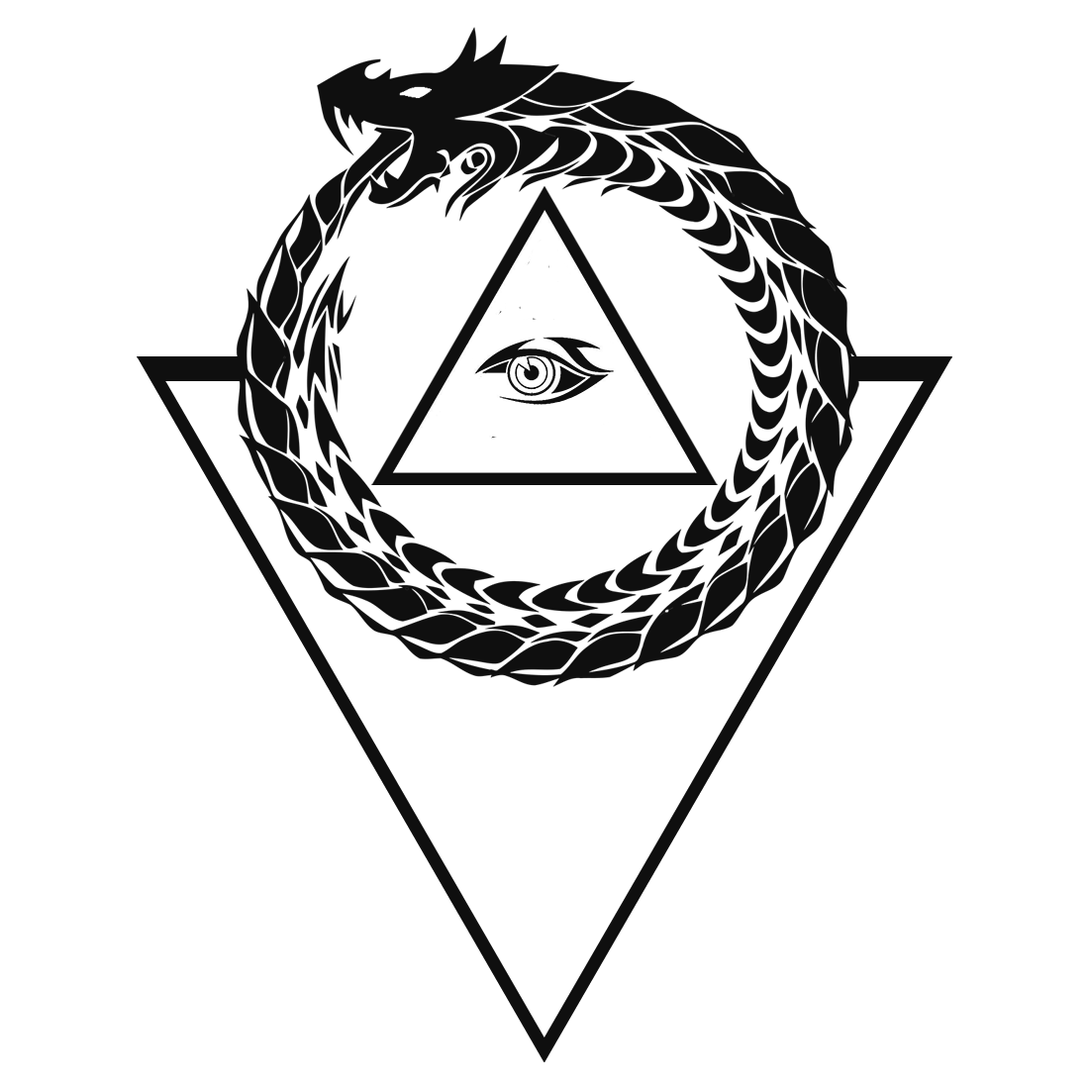
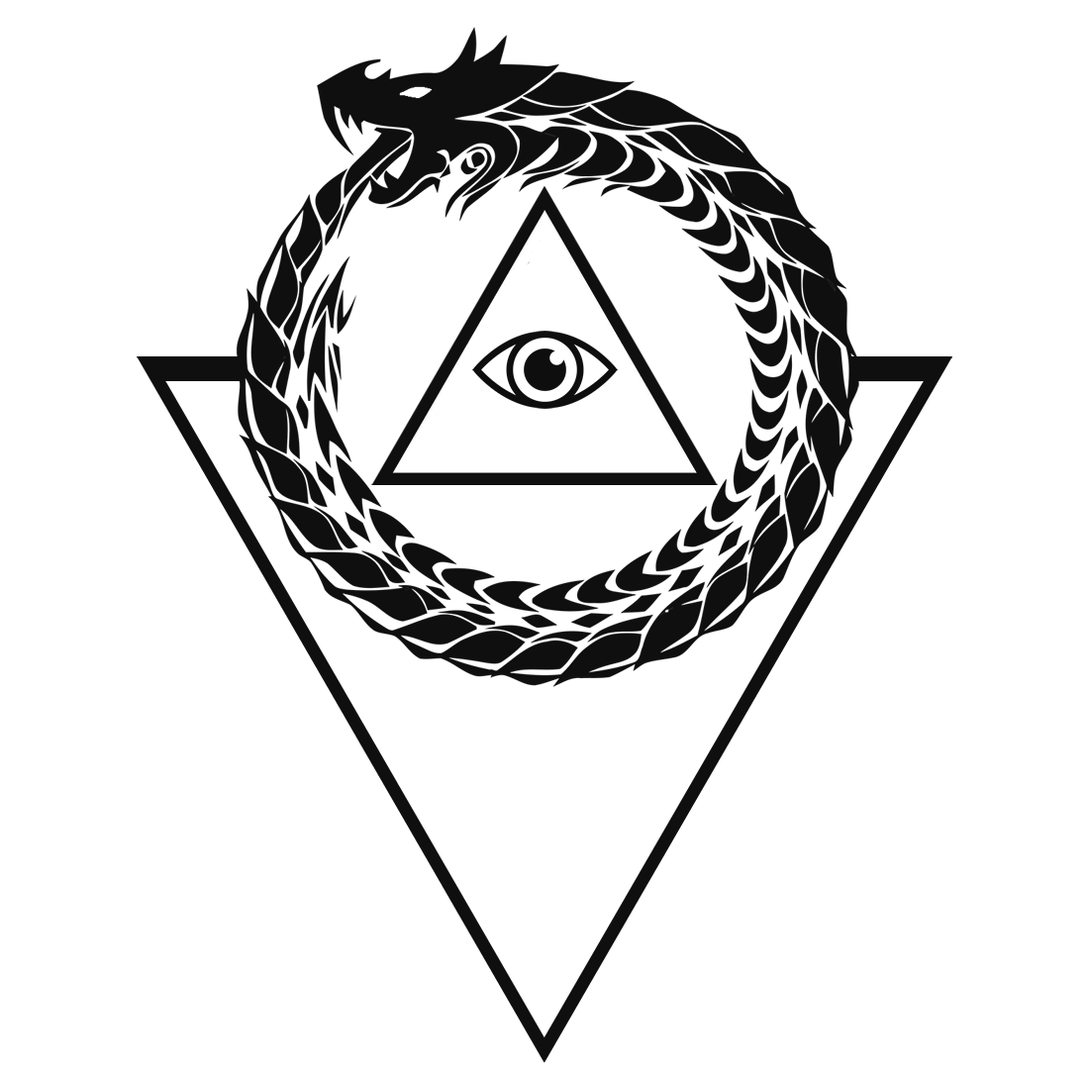
Layer changes from the first 1089 x 1089 image to the second:
added layer "Layer 2" above "Layer 3" over [472, 330, 618, 409]
painted on "Layer 0" over [472, 264, 618, 439]
